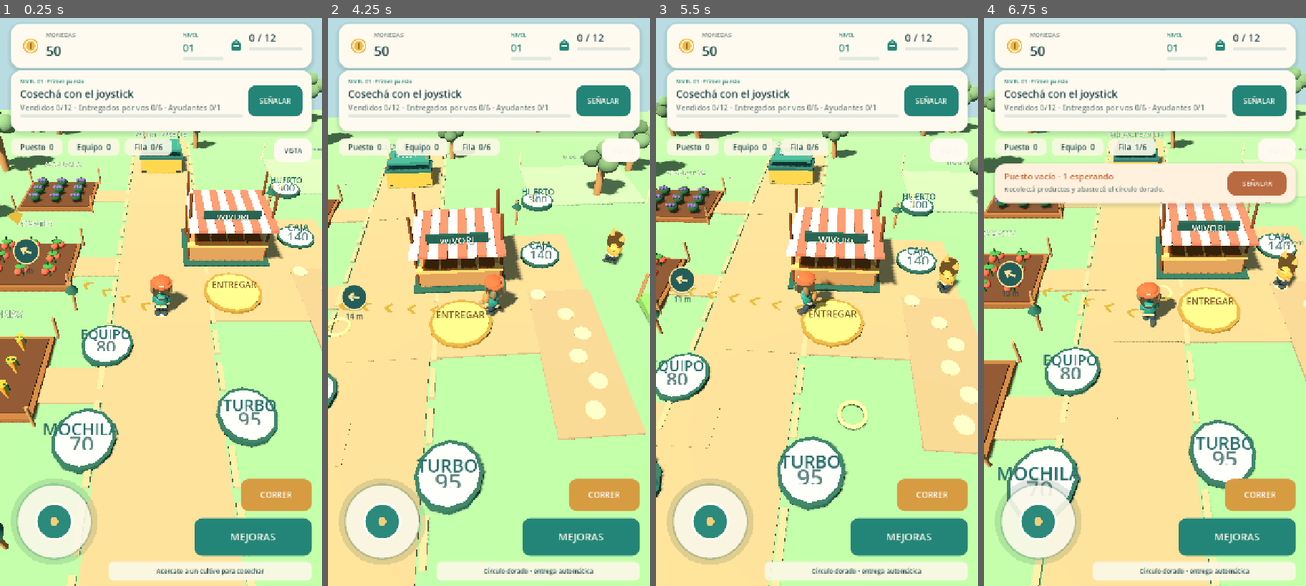
Above: before the commit, frames 1-4 (left to right).
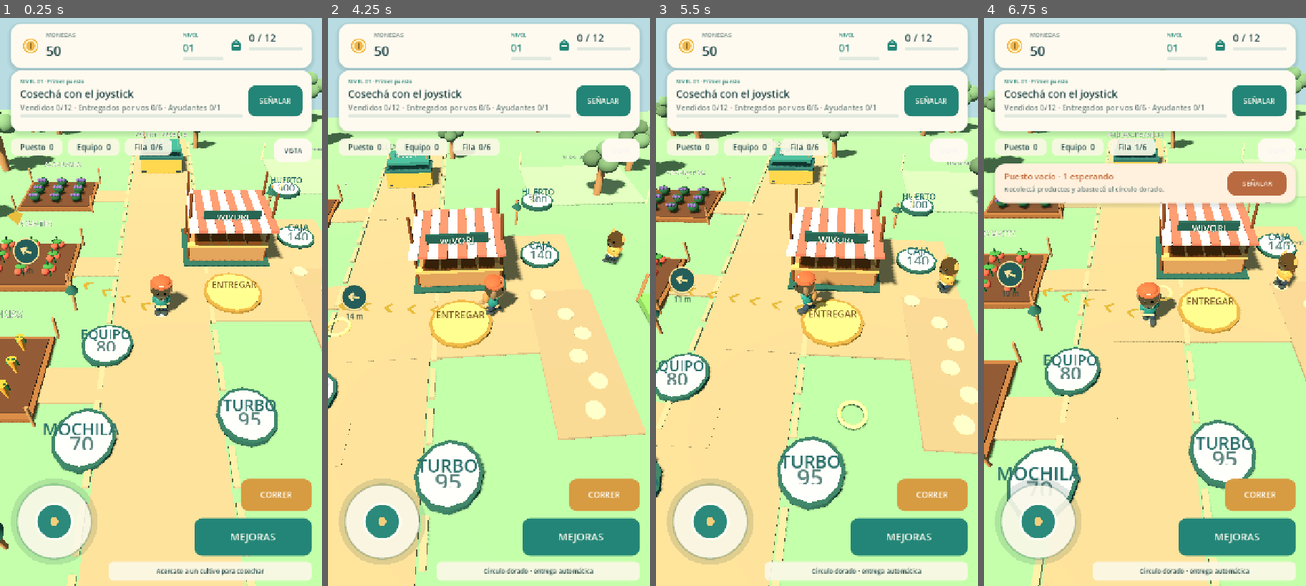
Above: after the commit, the same moments.

Repository: alejandropemamartinez-crypto/WivoriTrails
Game: Godot game, scene res://Main.tscn
Two runs of this game, one before a commit and one after it. Both use one fixed random seed, a clock stepped at 60 frames per second and the inputs below.
Inputs (mouse positions are in pixels of both pictures, inside the frame that each line leads up to):
- Up to frame 1 (0.25 s): no input
- Up to frame 2 (4.25 s): click "SEÑALAR" at 0.5 s; click "VISTA" at 1.25 s; tap Enter at 2 s; drag from (382, 523) to (521, 171) at 2.02 s; drag from (424, 330) to (472, 415) at 2.77 s; move the mouse to (521, 171) at 3.52 s; hold D from 3.53 s (still down)
- Up to frame 3 (5.5 s): release D at 4.25 s; drag from (800, 415) to (720, 211) at 4.27 s; move the mouse to (913, 387) at 5.02 s; hold A from 5.03 s (still down)
- Up to frame 4 (6.75 s): release A at 5.75 s; drag from (1048, 211) to (1096, 154) at 5.77 s; move the mouse to (1161, 302) at 6.52 s; hold S from 6.53 s (still down); click (1161, 302) at 6.67 s

The runs differ from the first frame. In frame 1, less than 0.1% of the frame differs, in the area x 46-54%, y 47-50%; in frame 2, less than 0.1%; in frame 3, less than 0.1%; in frame 4, 0.1%, in the area x 48-97%, y 41-52%.

Commit message:
Render the sculpted face from correct view angles without surface culling

Diff:
--- a/scripts/face_paint.gdshader
+++ b/scripts/face_paint.gdshader
@@ -1,5 +1,5 @@
 shader_type spatial;
-render_mode specular_schlick_ggx;
+render_mode cull_disabled, specular_schlick_ggx;
 
 // Facial features are painted on the same smooth head mesh as the snout.
 // No free-floating eye, nose, tooth or moustache geometry.
